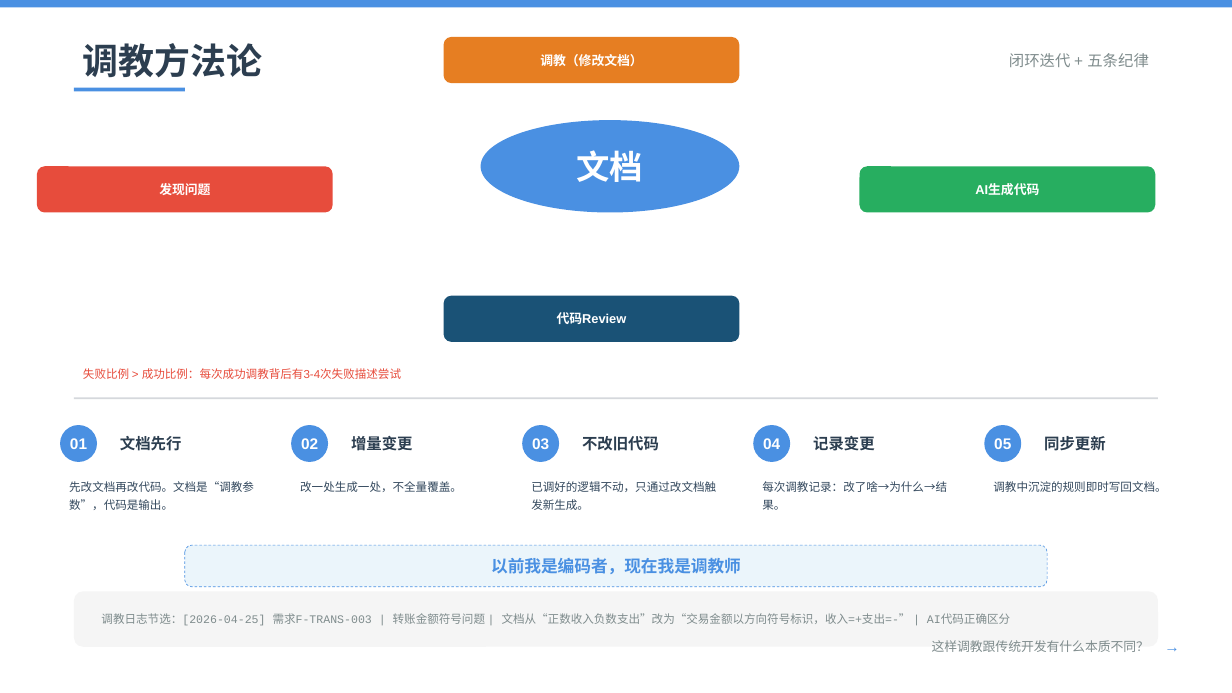
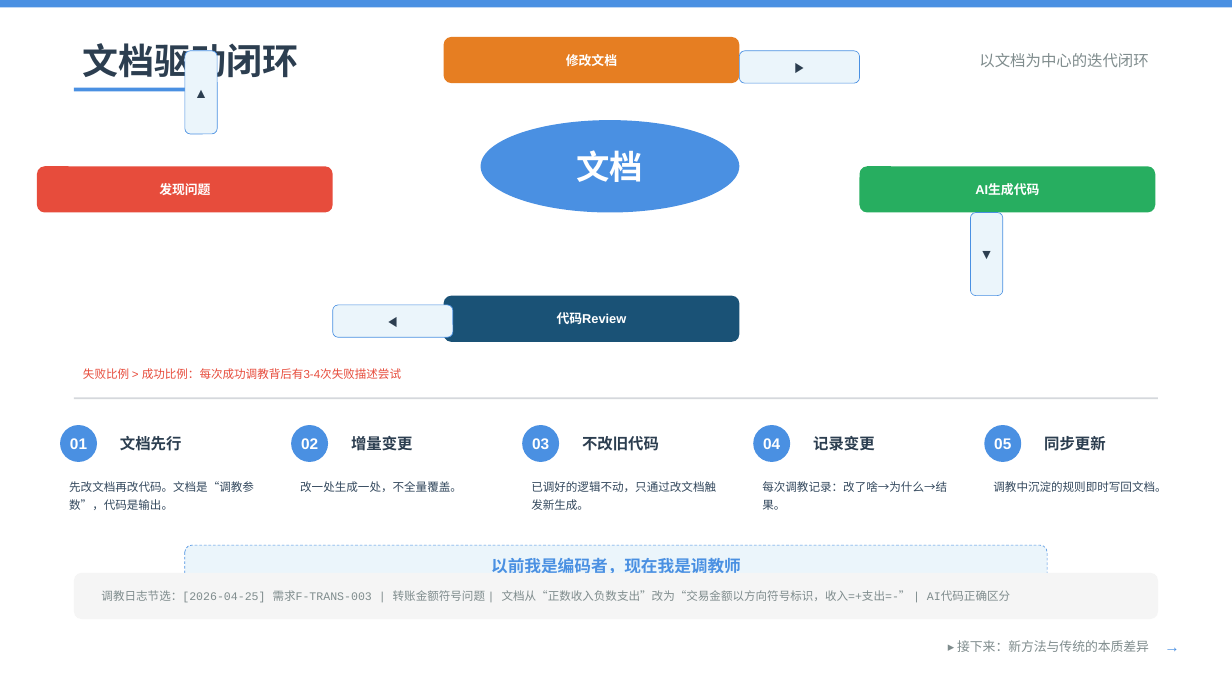
Before and after one commit to PorcupineBoy/bank, a slide deck: slide 7 of AI竞赛讲解_手机银行核心业务_优化版_v5.pptx. Drawn at 1232x693 pixels with LibreOffice and Linux fonts; fonts in the diff are those of the drawing. Boxes give left, top, right and bottom in pixels: in the first picture for what was removed or moved away, otherwise in the second. Text is boxed around its words. In the diff, an @@ line names an element or a change of style, - is before the commit and + after.

Commit message:
调整需求文档。

```diff
--- a/AI竞赛讲解_手机银行核心业务_优化版_v5.pptx
+++ b/AI竞赛讲解_手机银行核心业务_优化版_v5.pptx
@@ text at (x1=83, y1=43, x2=298, y2=84): text changed @@
-调教方法论
+文档驱动闭环
@@ rounded rectangle added at (x1=185, y1=51, x2=217, y2=134), fill #EBF5FB, outline #4A90E2 0.5 pt @@
@@ text added at (x1=185, y1=51, x2=217, y2=134), 11 pt, text #2C3E50, bold @@
+▲
@@ text at (x1=566, y1=54, x2=617, y2=66): text changed @@
-调教（修改文档）
+修改文档
@@ rounded rectangle added at (x1=739, y1=51, x2=860, y2=83), fill #EBF5FB, outline #4A90E2 0.5 pt @@
@@ text added at (x1=739, y1=51, x2=860, y2=83), 11 pt, text #2C3E50, bold @@
+▶
@@ text at (x1=979, y1=53, x2=1148, y2=67): text changed @@
-闭环迭代 + 五条纪律
+以文档为中心的迭代闭环
@@ rounded rectangle added at (x1=970, y1=213, x2=1003, y2=296), fill #EBF5FB, outline #4A90E2 0.5 pt @@
@@ text added at (x1=970, y1=213, x2=1003, y2=296), 11 pt, text #2C3E50, bold @@
+▼
@@ rounded rectangle added at (x1=333, y1=305, x2=453, y2=337), fill #EBF5FB, outline #4A90E2 0.5 pt @@
@@ text added at (x1=333, y1=305, x2=453, y2=337), 11 pt, text #2C3E50, bold @@
+◀
@@ rounded rectangle resized from (x1=74, y1=592, x2=1158, y2=647) to (x1=74, y1=573, x2=1158, y2=619) @@
@@ text "调教日志节选：[2026-04-25] 需求F-TRANS-003 | 转账金额符号问题 | ..." moved from (x1=101, y1=613, x2=1010, y2=626) to (x1=101, y1=590, x2=1010, y2=603) @@
@@ text at (x1=957, y1=640, x2=1149, y2=652): text changed @@
-这样调教跟传统开发有什么本质不同？
+▸ 接下来：新方法与传统的本质差异
```
Also in this commit, not shown: 10 other slides changed, 5 other files.
